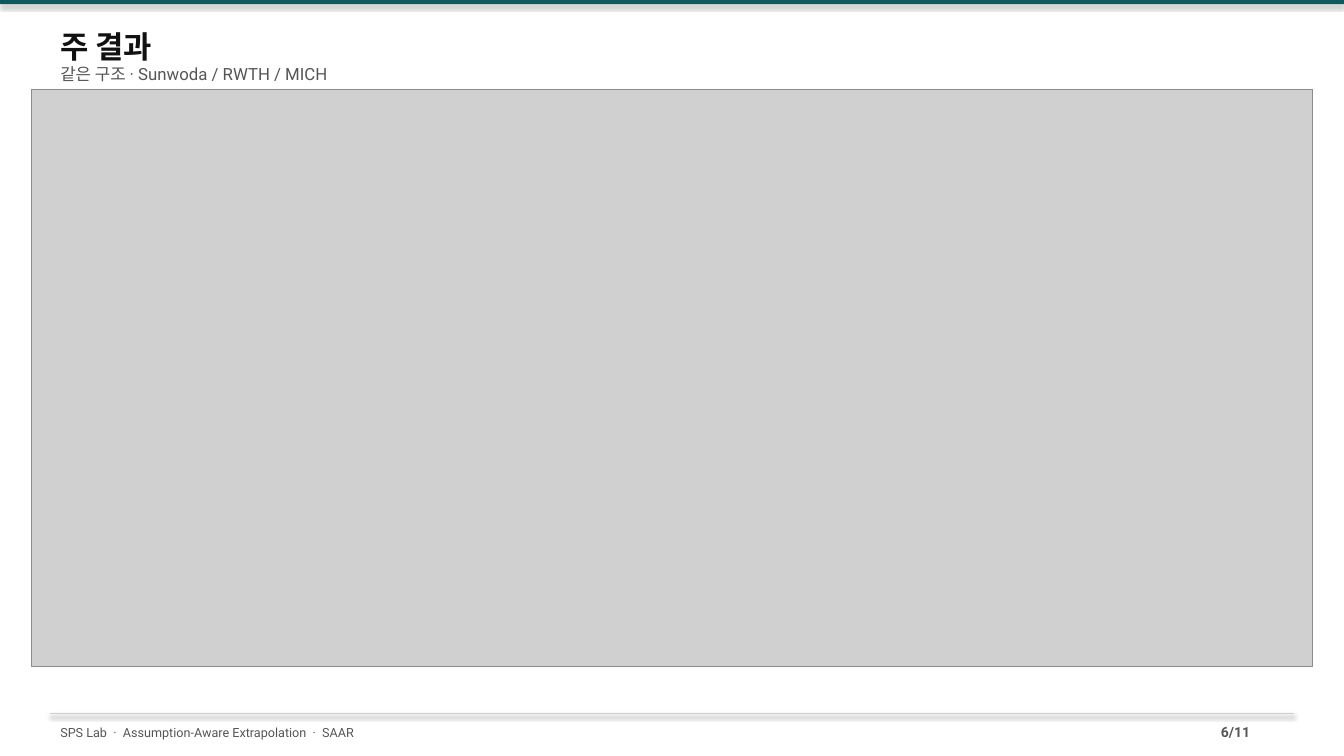
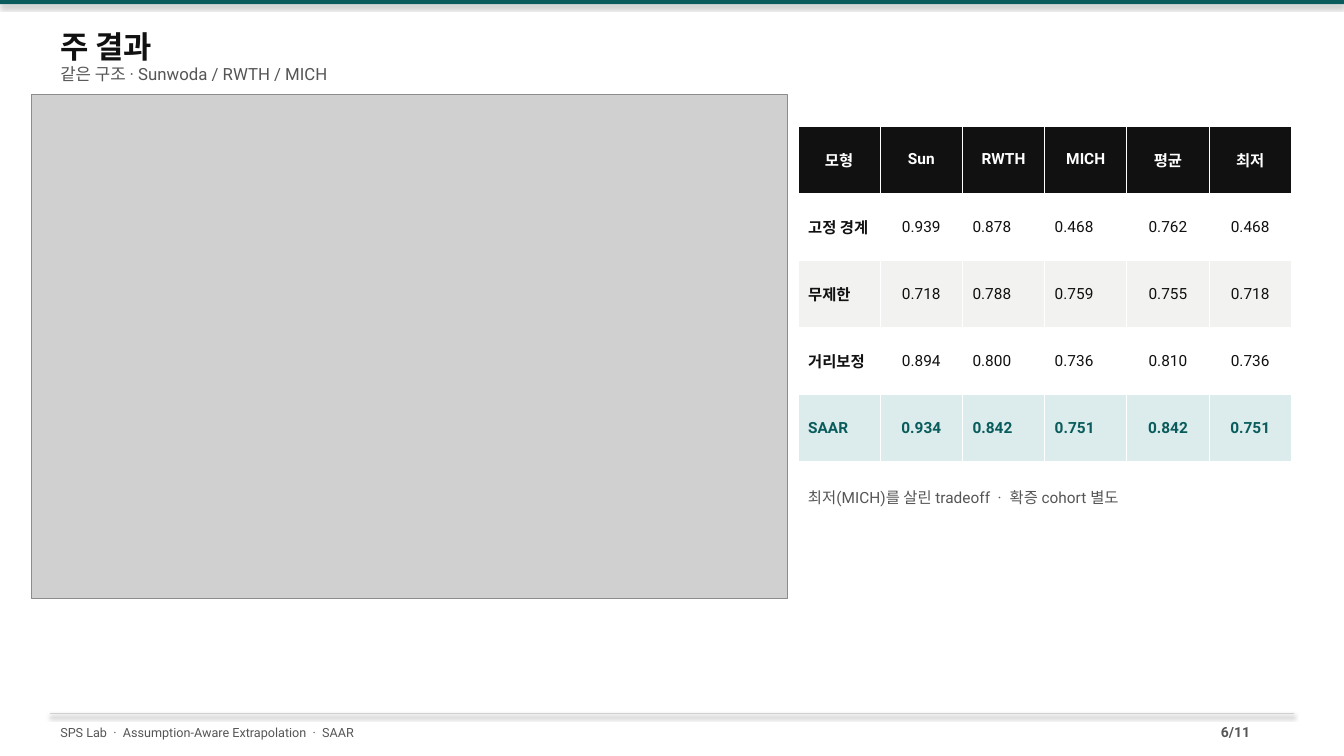
Before and after one commit to amumujs-create/pp_pae_total, a slide deck: slide 6 of output/PP_Research_Detailed_v2.pptx. Drawn at 1344x756 pixels with LibreOffice and Linux fonts; fonts in the diff are those of the drawing; grey boxes stand for pictures. Boxes give left, top, right and bottom in pixels: in the first picture for what was removed or moved away, otherwise in the second. Text is boxed around its words. In the diff, an @@ line names an element or a change of style, - is before the commit and + after.

```diff
--- a/output/PP_Research_Detailed_v2.pptx
+++ b/output/PP_Research_Detailed_v2.pptx
@@ picture: place and size @@
-picture at [31,90,1313,667]
+picture at [31,95,787,599]
@@ table added at [799,126,1295,462], 5 rows, 6 columns @@
+모형 | Sun | RWTH | MICH | 평균 | 최저
+고정 경계 | 0.939 | 0.878 | 0.468 | 0.762 | 0.468
+무제한 | 0.718 | 0.788 | 0.759 | 0.755 | 0.718
+거리보정 | 0.894 | 0.800 | 0.736 | 0.810 | 0.736
+SAAR | 0.934 | 0.842 | 0.751 | 0.842 | 0.751
@@ text added at [808,490,1118,506], 11 pt, text #555555 @@
+최저(MICH)를 살린 tradeoff · 확증 cohort 별도
```
Also in this commit, not shown: 3 other slides changed, 3 other files.
